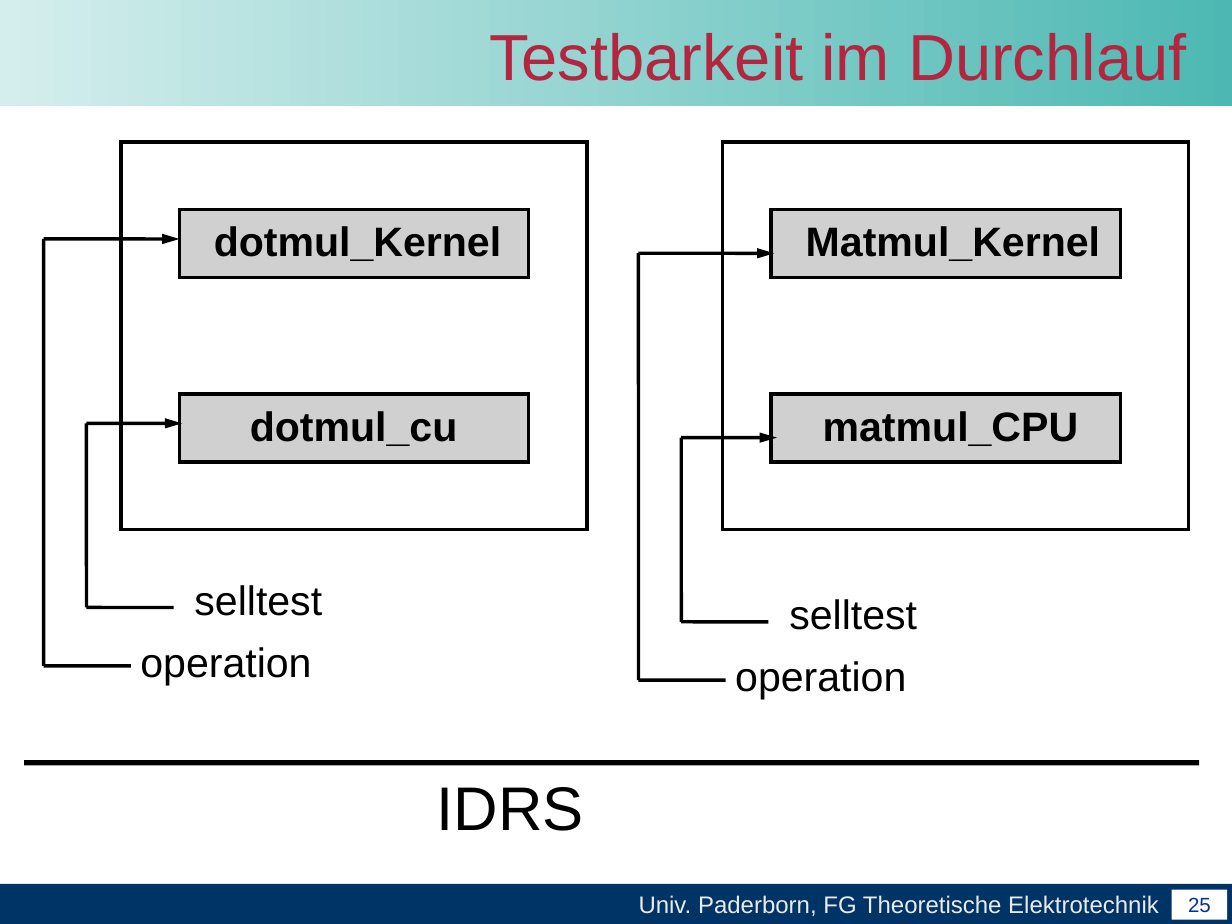
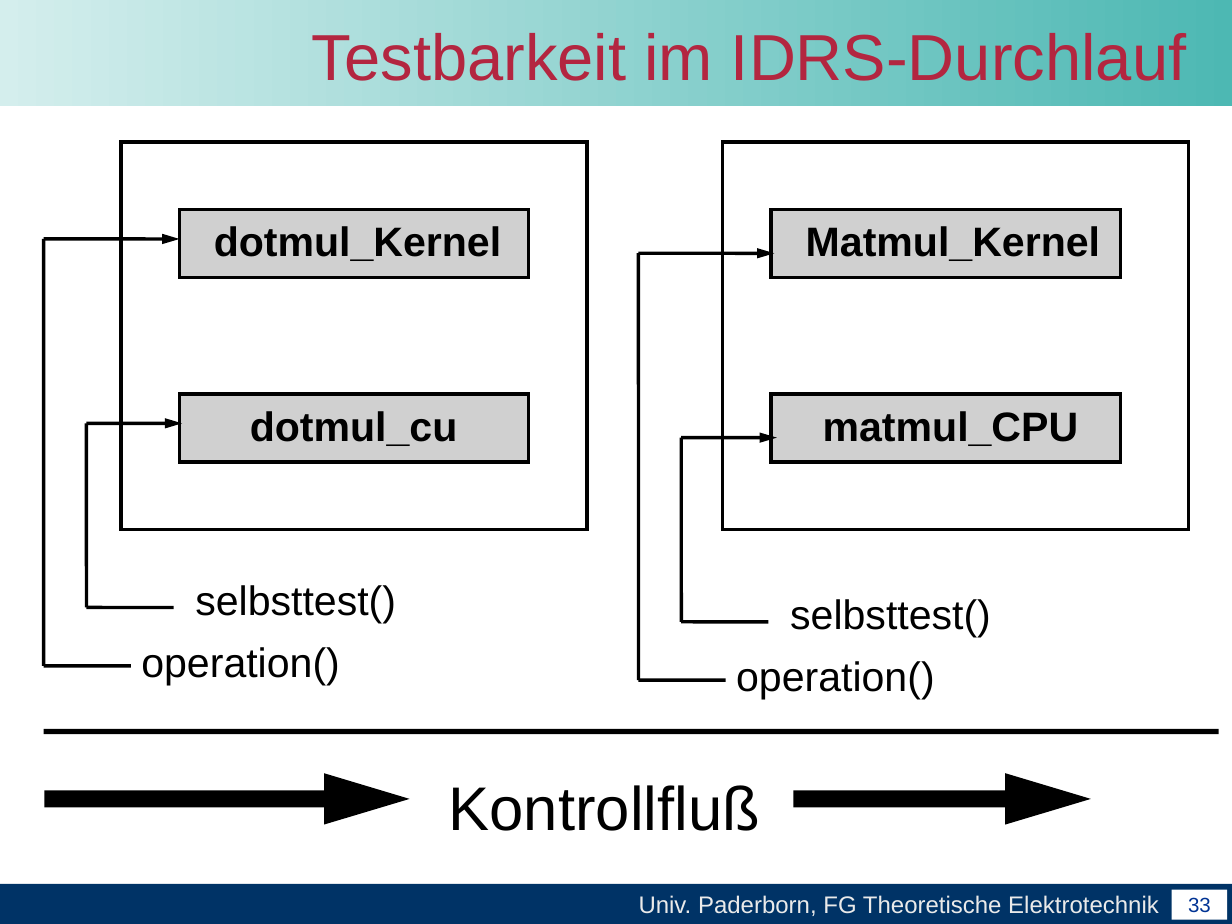
Before and after one commit to unconditional/projektarbeitcuda, a slide deck: slide 33 of Abschlussvortrag/Abschlussvortrag der Projektarbeit CUDA.ppt (slide 25 before the commit). Drawn at 1232x924 pixels with LibreOffice and Linux fonts; fonts in the diff are those of the drawing; grey boxes stand for pictures; background and template pictures are left out. Boxes give left, top, right and bottom in pixels: in the first picture for what was removed or moved away, otherwise in the second. Text is boxed around its words. In the diff, an @@ line names an element or a change of style, - is before the commit and + after.

```diff
--- a/Abschlussvortrag/Abschlussvortrag der Projektarbeit CUDA.ppt
+++ b/Abschlussvortrag/Abschlussvortrag der Projektarbeit CUDA.ppt
@@ title at box(312, 33, 1186, 81): text changed @@
-Testbarkeit im Durchlauf
+Testbarkeit im IDRS-Durchlauf
@@ text removed at box(194, 585, 322, 616) @@
-selltest
@@ text added at box(195, 585, 396, 623), 24 pt, text #000000 @@
+selbsttest()
@@ text removed at box(789, 599, 917, 630) @@
-selltest
@@ text added at box(790, 599, 991, 638), 24 pt, text #000000 @@
+selbsttest()
@@ text at box(141, 647, 340, 685): text changed @@
-operation
+operation()
@@ text at box(736, 661, 935, 699): text changed @@
-operation
+operation()
@@ line moved from (25, 763) - (1199, 763) to (43, 732) - (1218, 732) @@
@@ arrow added from (44, 798) to (409, 798), #000000 10.01 pt @@
@@ text removed at box(437, 787, 584, 831) @@
-IDRS
@@ text added at box(449, 785, 760, 831), 36 pt, text #000000 @@
+Kontrollfluß
@@ arrow added from (793, 798) to (1090, 798), #000000 10.01 pt @@
@@ page number at box(1188, 897, 1211, 913): text changed @@
-25
+33
```
Also in this commit, not shown: 4 other slides changed, 11 slides added, 2 slides removed.
